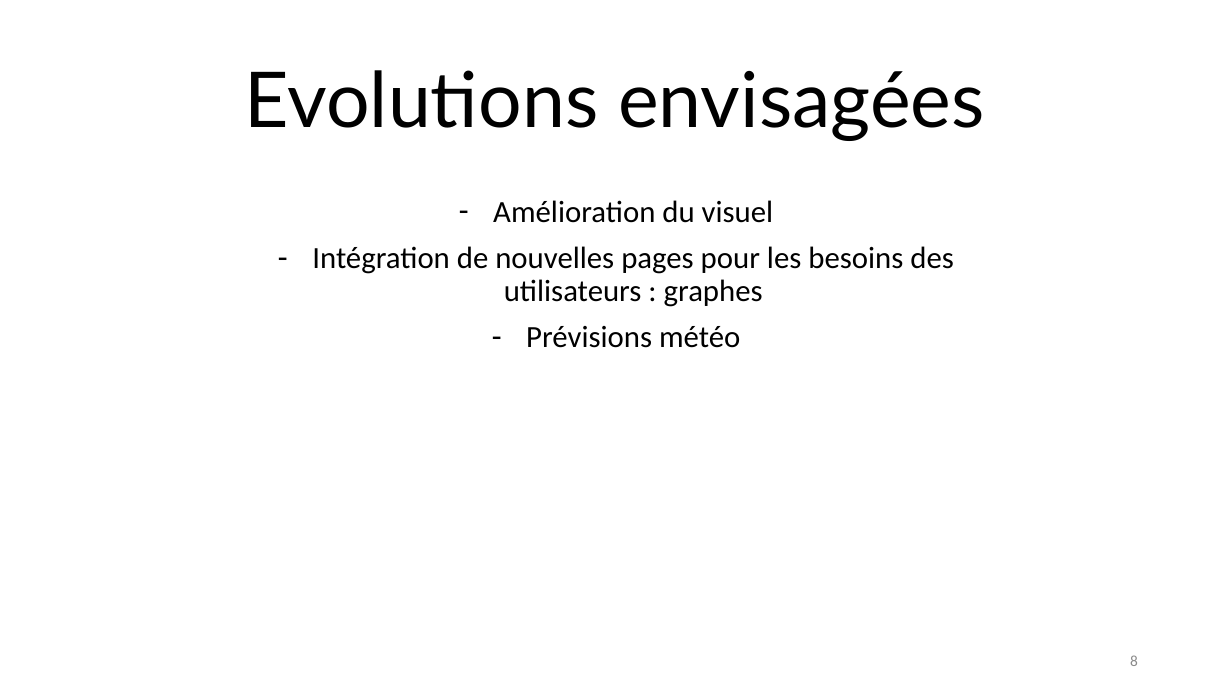
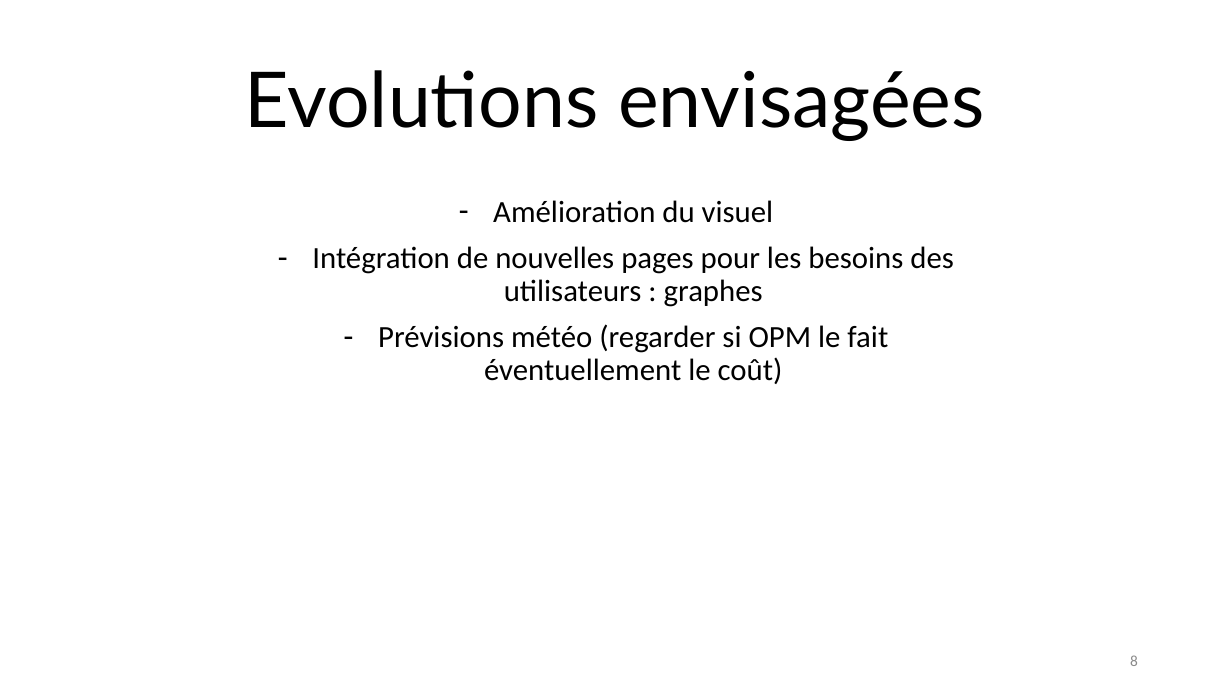
Before and after one commit to chopinvictor/CUBES-2, a slide deck: slide 8 of Présentation CUBE 2.pptx. Drawn at 1232x693 pixels with LibreOffice and Linux fonts; fonts in the diff are those of the drawing; background and template pictures are left out. Boxes give left, top, right and bottom in pixels: in the first picture for what was removed or moved away, otherwise in the second. Text is boxed around its words. In the diff, an @@ line names an element or a change of style, - is before the commit and + after.

```diff
--- a/Présentation CUBE 2.pptx
+++ b/Présentation CUBE 2.pptx
@@ subtitle at (378,324,888,384): text changed @@
-– Prévisions météo
+– Prévisions météo (regarder si OPM le fait éventuellement le coût)
```
Also in this commit, not shown: 2 other slides changed.
